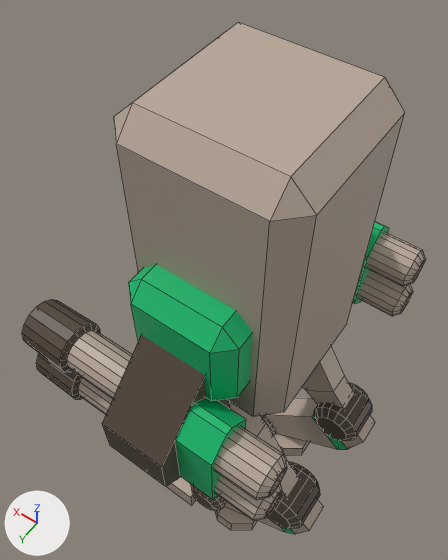
A saved change to the Blender file Assets/Bots.blend.
Both versions are drawn from a camera (50 mm lens) standing at (-1.5, 2.45, 6.98) and looking at (0.4, -0.21, 2.8). Every picture has the same lights, and +X, +Y and +Z are marked at lower left. Mesh edges are drawn as thin lines. The same objects are shown in both versions, whatever each file hides.

In view in the first picture: 'MediumBot_Mesh'.
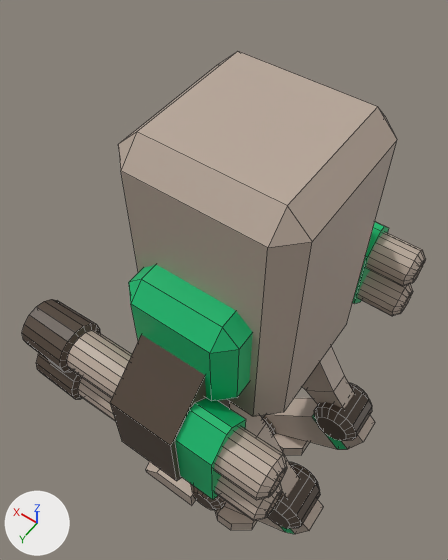
Location of each change, (x1, y1, x2, y2) in pixels of the pictures (448 x 560 px; the box of a moved part takes in the faces that stretch with it):
'MediumBot_Mesh', reshaped: before (22, 22, 426, 534); after (22, 51, 426, 534)
part 1 of me_cube_003, moved or reshaped: before (114, 22, 405, 417); after (118, 51, 397, 417)
part 2 of me_cube_003, moved or reshaped: before (102, 335, 230, 487); after (110, 335, 230, 481)

The change, as a list of edits to the scene's bpy script:
```text
Change me_cube_003:
    where me_cube_003.from_pydata(...)  # 1328 vertices, 1142 faces; spans x -1.16..1.19, y -1.42..1.42, z 0.0..4.97
    used by ob_mediumbot_mesh; location = (0.0, 0.0, 0.0)
    me_cube_003 part 1: all 12 vertices in x -0.65..0.65, y -0.65..0.65, z 4.81..4.97 are moved by (0.0, 0.0, -0.19)
    me_cube_003 part 2
    me_cube_003.vertices[791].co: (-0.26, 1.42, 2.62) -> (-0.26, 1.31, 2.48)  # pixel (165, 486) -> pixel (176, 481)
    me_cube_003.vertices[792].co: (-0.26, 1.42, 2.99) -> (-0.26, 1.31, 3.12)  # pixel (161, 467) -> pixel (170, 445)
    me_cube_003.vertices[795].co: (0.26, 1.42, 2.99) -> (0.26, 1.31, 3.12)  # pixel (101, 423) -> pixel (109, 402)
    me_cube_003.vertices[796].co: (0.26, 1.42, 2.62) -> (0.26, 1.31, 2.48)  # pixel (109, 445) -> pixel (121, 441)
```
